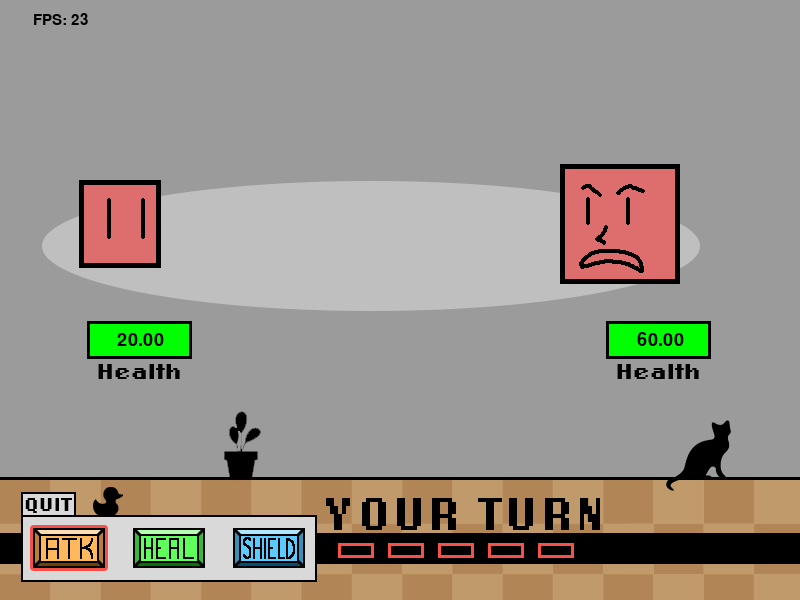
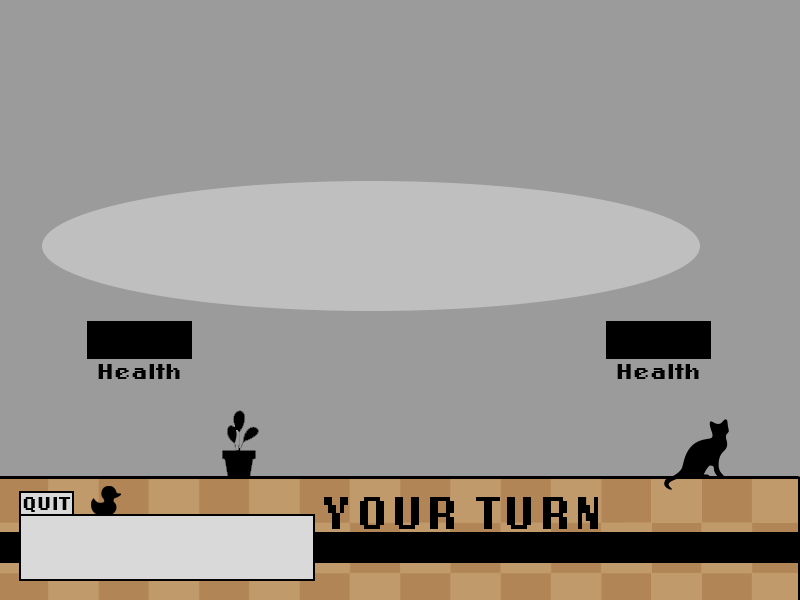
The second 800 × 600 image is a revision of the first. Changes to its layers:
showed group "yuh" (11 layers) over [0, 372, 800, 600]
removed layer "Layer 21" over [0, 13, 800, 600]
